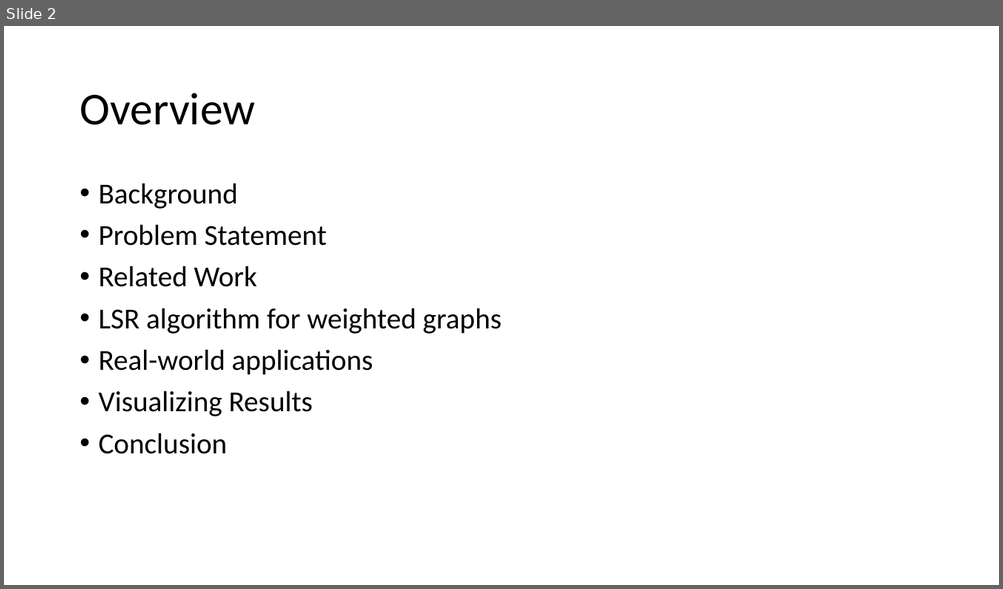
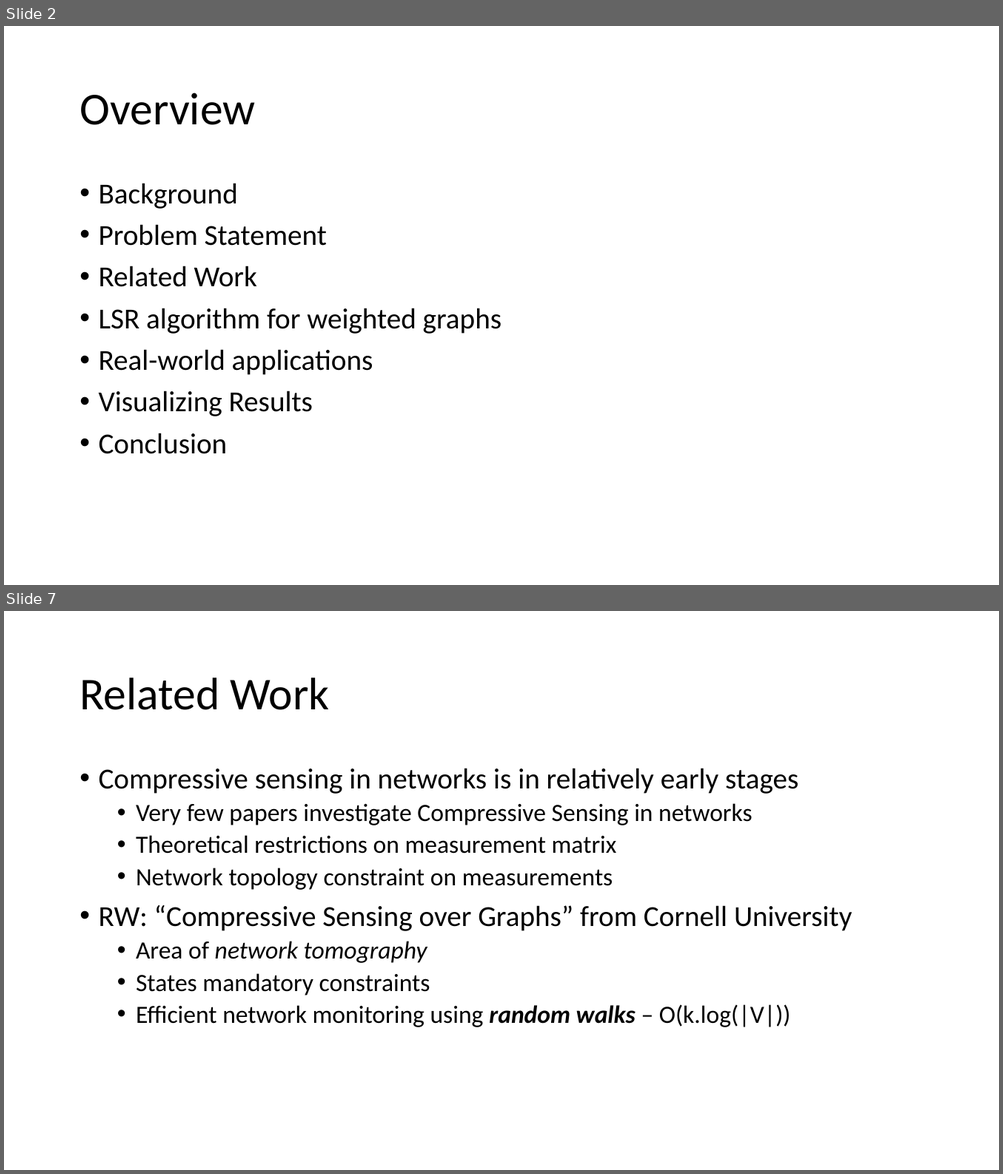
Before and after one commit to mikh/CS591-Social-Networks, a slide deck: PPT/skeleton.ppt.pptx. Shown one above the other, each under a label of ours: slide 2 before the commit, slides 2 and 7 after it; the slides between them are not shown. The pictures are 1003x589 and 1003x1174 pixels, drawn with LibreOffice and Linux fonts; fonts in the diff are those of the drawing; background and template pictures are left out. Boxes give left, top, right and bottom in pixels: in the first picture for what was removed or moved away, otherwise in the second. Text is boxed around its words. In the diff, an @@ line names an element or a change of style, - is before the commit and + after.

```diff
--- a/PPT/skeleton.ppt.pptx
+++ b/PPT/skeleton.ppt.pptx
@@ slide 7 added at (4, 611, 999, 1170), background picture (left out) @@
@@ title added at (79, 678, 329, 710), 44 pt, text #000000 @@
+Related Work
@@ text added at (99, 768, 851, 1028), 24 pt, text #000000 @@
+• Compressive sensing in networks is in relatively early stages
+  • Very few papers investigate Compressive Sensing in networks
+  • Theoretical restrictions on measurement matrix
+  • Network topology constraint on measurements
+• RW: “Compressive Sensing over Graphs” from Cornell University
+  • Area of network tomography
+  • States mandatory constraints
+  • Efficient network monitoring using random walks – O(k.log(|V|))
```
Also in this commit, not shown: 6 slides changed, 16 other slides added, 2 slides removed, 6 other files.
